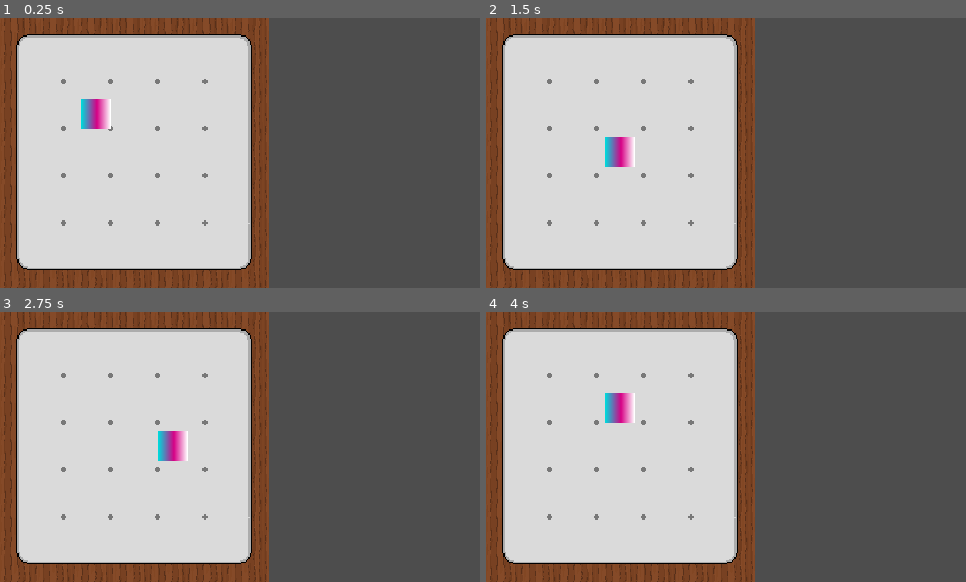
Above: before the commit, frames 1-4 (two rows, left to right).
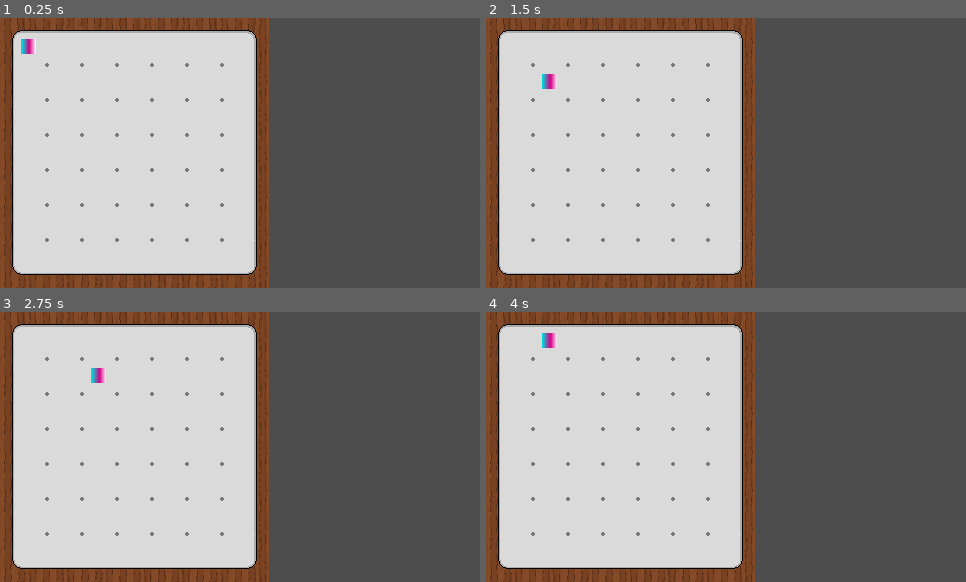
Above: after the commit, the same moments.

Repository: Rokcas/natural-lens
Game: Godot game, scene res://game.tscn
The game is run twice, just before and just after one commit, with the same random seed, the same clock (stepped at 60 frames per second) and the same inputs.
Inputs:
- Up to frame 1 (0.25 s): no input
- Up to frame 2 (1.5 s): tap Enter at 0.5 s; hold D (Right) 0.53-1.28 s; tap Space at 1.25 s; hold S (Down) from 1.28 s (still down)
- Up to frame 3 (2.75 s): tap Enter at 2 s; release S (Down) at 2.03 s; hold D (Right) from 2.03 s (still down)
- Up to frame 4 (4 s): tap Space at 2.75 s; release D (Right) at 2.78 s; hold W (Up) 2.78-3.53 s; tap Enter at 3.5 s; hold A (Left) from 3.53 s (still down)

The runs differ from the first frame. In frame 1, 7.1% of the frame differs, in the area x 2-54%, y 4-96%; in frame 2, 7.1%; in frame 3, 7.1%; in frame 4, 7.1%.

Commit message:
Fix pixel misalignment for now

Diff:
--- a/game.tscn
+++ b/game.tscn
@@ -8,4 +8,4 @@
 [node name="Grid" parent="." instance=ExtResource("1_xkthq")]
 
 [node name="Player" parent="." instance=ExtResource("2_s6ciy")]
-position = Vector2(64, 64)
+position = Vector2(29, 29)
--- a/scenes/board.tscn
+++ b/scenes/board.tscn
@@ -22,4 +22,4 @@
 [node name="Board" type="TileMap"]
 tile_set = SubResource("TileSet_7wi2c")
 format = 2
-layer_0/tile_data = PackedInt32Array(0, 0, 0, 1, 65536, 0, 2, 65536, 0, 3, 65536, 0, 4, 131072, 0, 65540, 131072, 1, 131076, 131072, 1, 196612, 131072, 1, 262147, 65536, 2, 262146, 65536, 2, 262145, 65536, 2, 65536, 0, 1, 131072, 0, 1, 196608, 0, 1, 262148, 131072, 2, 262144, 0, 2, 65537, 65536, 1, 131073, 65536, 1, 196609, 65536, 1, 196610, 65536, 1, 196611, 65536, 1, 131075, 65536, 1, 65539, 65536, 1, 65538, 65536, 1, 131074, 65536, 1)
+layer_0/tile_data = PackedInt32Array(0, 0, 0, 1, 65536, 0, 2, 65536, 0, 65536, 0, 1, 131072, 0, 1, 65537, 65536, 1, 131073, 65536, 1, 131075, 65536, 1, 65539, 65536, 1, 65538, 65536, 1, 131074, 65536, 1, 3, 65536, 0, 4, 65536, 0, 131076, 65536, 1, 65540, 65536, 1, 196608, 0, 1, 196609, 65536, 1, 196610, 65536, 1, 196611, 65536, 1, 196612, 65536, 1, 262144, 0, 1, 262145, 65536, 1, 262146, 65536, 1, 262147, 65536, 1, 262148, 65536, 1, 393216, 0, 2, 393217, 65536, 2, 393218, 65536, 2, 393219, 65536, 2, 393220, 65536, 2, 6, 131072, 0, 65542, 131072, 1, 131078, 131072, 1, 196614, 131072, 1, 262150, 131072, 1, 393222, 131072, 2, 327680, 0, 1, 327681, 65536, 1, 327682, 65536, 1, 327683, 65536, 1, 327684, 65536, 1, 327686, 131072, 1, 5, 65536, 0, 65541, 65536, 1, 131077, 65536, 1, 196613, 65536, 1, 262149, 65536, 1, 327685, 65536, 1, 393221, 65536, 2)
--- a/scenes/entities/player.gd
+++ b/scenes/entities/player.gd
@@ -1,6 +1,8 @@
 extends Area2D
 
-const tile_size = 64 * 0.6
+# Approx. size of tiles. Right now it's slightly misaligned
+const BOARD_BASE_POS = Vector2(16, 16)
+const TILE_SIZE = 35
 
 var inputs = {
 	"Right": Vector2.RIGHT,
@@ -16,15 +18,14 @@
 			move(dir)
 
 func move(dir):
-	ray.target_position = inputs[dir] * tile_size
+	ray.target_position = inputs[dir] * TILE_SIZE
 	ray.force_raycast_update()
 	if !ray.is_colliding():
-		position += inputs[dir] * tile_size
+		position += inputs[dir] * TILE_SIZE
 
 # Called when the node enters the scene tree for the first time.
 func _ready():
-	position = position.snapped(Vector2.ONE * tile_size)
-	position += Vector2.ONE * tile_size/2
+	pass
 
 
 # Called every frame. 'delta' is the elapsed time since the previous frame.
--- a/scenes/entities/player.tscn
+++ b/scenes/entities/player.tscn
@@ -18,9 +18,11 @@
 script = ExtResource("1_45mqv")
 
 [node name="Sprite2D" type="Sprite2D" parent="."]
+scale = Vector2(0.5, 0.5)
 texture = SubResource("GradientTexture2D_rhp5l")
 
 [node name="CollisionShape2D" type="CollisionShape2D" parent="."]
+scale = Vector2(0.5, 0.5)
 shape = SubResource("RectangleShape2D_2hpfo")
 
 [node name="RayCast2D" type="RayCast2D" parent="."]
--- a/scenes/grid.tscn
+++ b/scenes/grid.tscn
@@ -22,23 +22,22 @@
 layer_0/tile_data = PackedInt32Array(2, 1, 0, 1, 1, 0, 0, 1, 0, 65538, 1, 0, 65537, 1, 0, 65536, 1, 0, 131072, 1, 0, 13 …(659 unchanged characters)…
 
 [node name="Wall" parent="." instance=ExtResource("1_ml68j")]
-position = Vector2(160, -32)
+position = Vector2(143, -15)
 scale = Vector2(5, 1)
 
 [node name="Wall2" parent="." instance=ExtResource("1_ml68j")]
-position = Vector2(112, 304)
+position = Vector2(124, 284)
 scale = Vector2(5, 1)
 
 [node name="Wall3" parent="." instance=ExtResource("1_ml68j")]
-position = Vector2(-32, 112)
+position = Vector2(-15, 125)
 rotation = 1.5708
 scale = Vector2(5, 1)
 
 [node name="Wall4" parent="." instance=ExtResource("1_ml68j")]
-position = Vector2(304, 160)
+position = Vector2(284, 158)
 rotation = 1.5708
 scale = Vector2(5, 1)
 
 [node name="Board" parent="." instance=ExtResource("3_7oe21")]
-position = Vector2(16, 16)
-scale = Vector2(1.35, 1.35)
+position = Vector2(12, 12)
